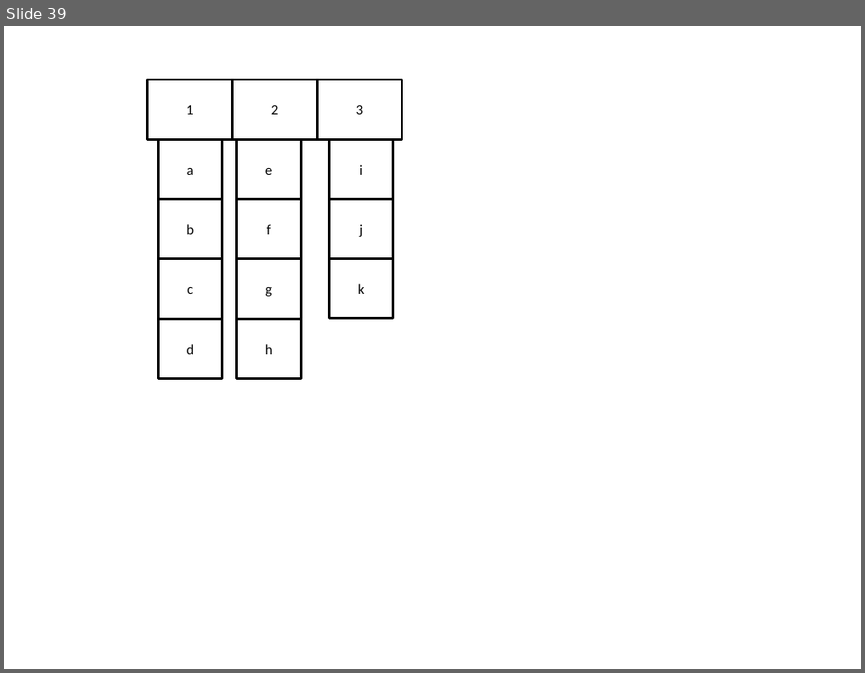
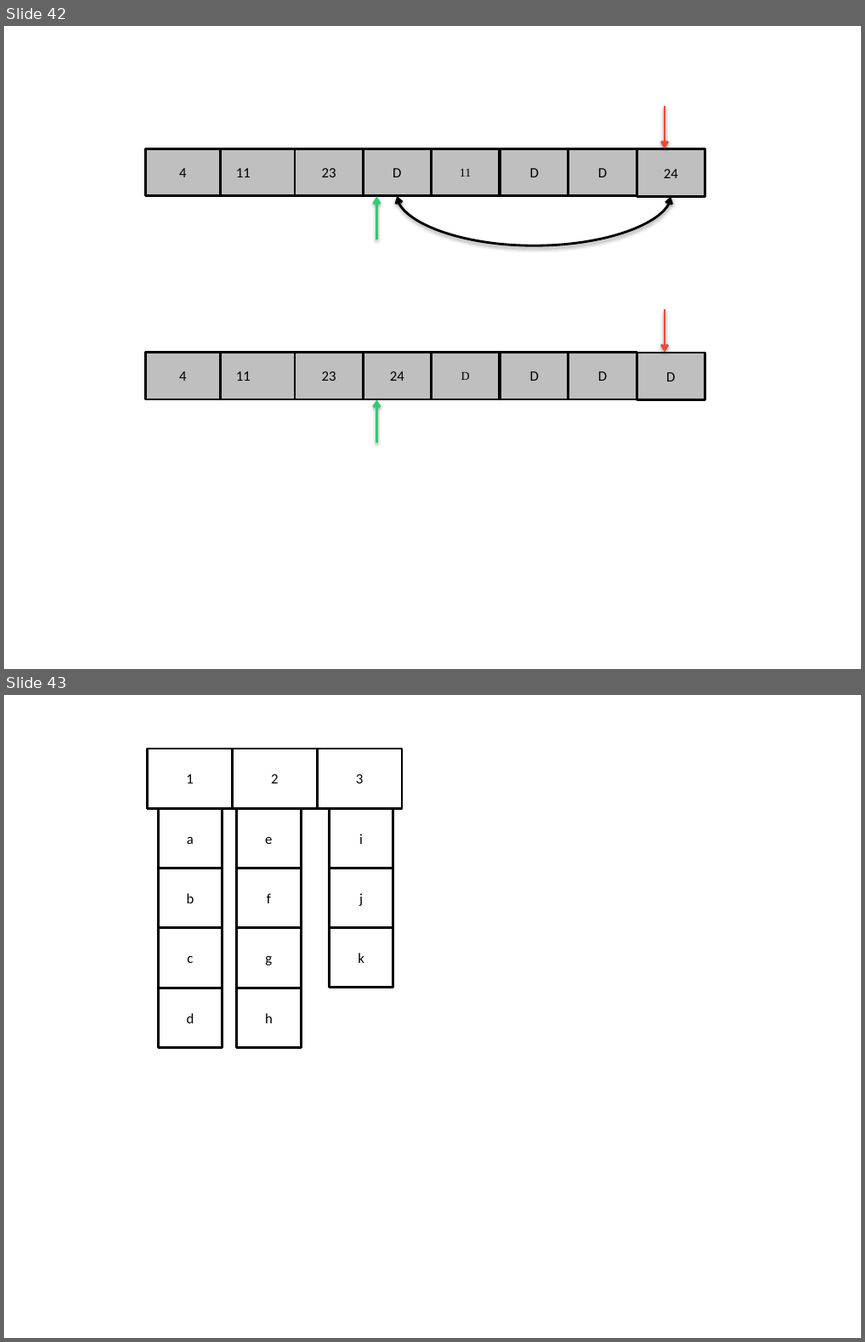
Before and after one commit to jainankit49/HackerGymContent, a slide deck: Images/imgs.pptx. Shown one above the other, each under a label of ours: slide 39 before the commit, slides 42 and 43 after it. The pictures are 865x673 and 865x1342 pixels, drawn with LibreOffice and Linux fonts; fonts in the diff are those of the drawing. Boxes give left, top, right and bottom in pixels: in the first picture for what was removed or moved away, otherwise in the second. Text is boxed around its words. In the diff, an @@ line names an element or a change of style, - is before the commit and + after.

```diff
--- a/Images/imgs.pptx
+++ b/Images/imgs.pptx
@@ slide 42 added at (4,26,861,669), background #FFFFFF @@
@@ group added at (145,106,705,239): 8 rectangles, 2 arrows @@
+11
+4
+D
+23
+11
+D
+D
+24
@@ curved double arrow added from (670, 197) to (398, 196), #000000 2 pt @@
@@ group added at (145,309,705,443): 8 rectangles, 2 arrows @@
+11
+4
+24
+23
+D
+D
+D
+D
@@ what was slide 39 is now slide 43 @@
```
Also in this commit, not shown: 1 slide changed, 3 other slides added, 3 other files.
